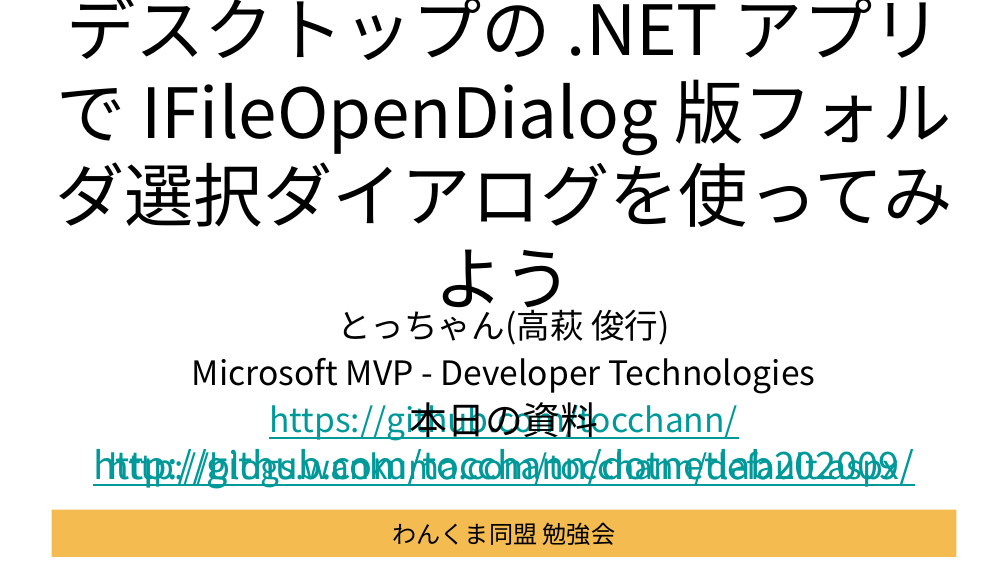
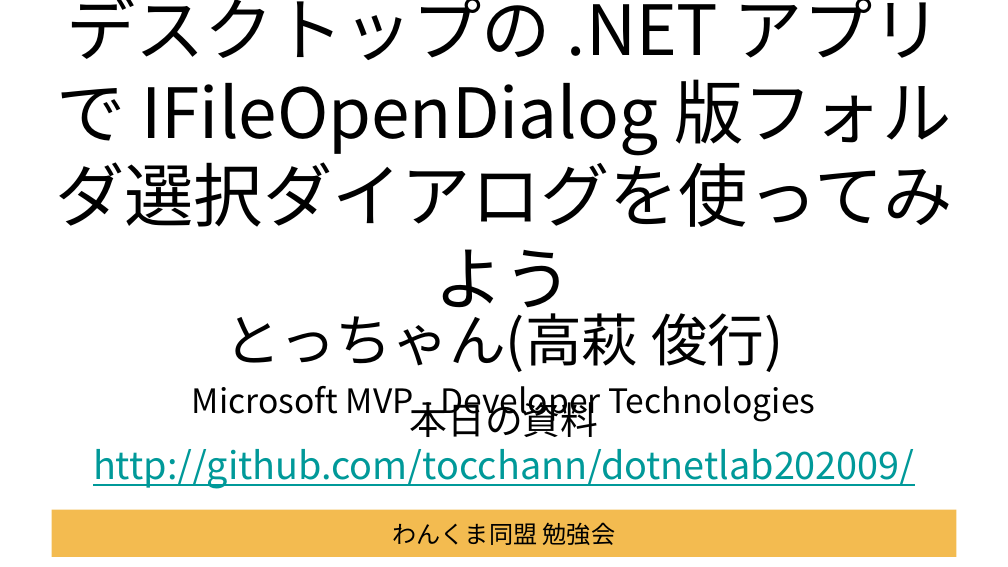
Before and after one commit to Tocchann/dotnetlab202009, a slide deck: slide 1 of Documents/セッション資料.pptx. Drawn at 1008x567 pixels with LibreOffice and Linux fonts; fonts in the diff are those of the drawing; background and template pictures are left out. Boxes give left, top, right and bottom in pixels: in the first picture for what was removed or moved away, otherwise in the second. Text is boxed around its words. In the diff, an @@ line names an element or a change of style, - is before the commit and + after.

```diff
--- a/Documents/セッション資料.pptx
+++ b/Documents/セッション資料.pptx
@@ subtitle at (224,304,784,372): size 32 to 54 pt in "とっちゃん(高萩 俊行)"; more space between paragraphs @@
@@ subtitle at (108,402,899,489): paragraphs removed @@
-https://github.com/tocchann/
-http://blogs.wankuma.com/tocchann/default.aspx
```
Also in this commit, not shown: 1 other slide changed, 1 slide added, 1 slide removed.
